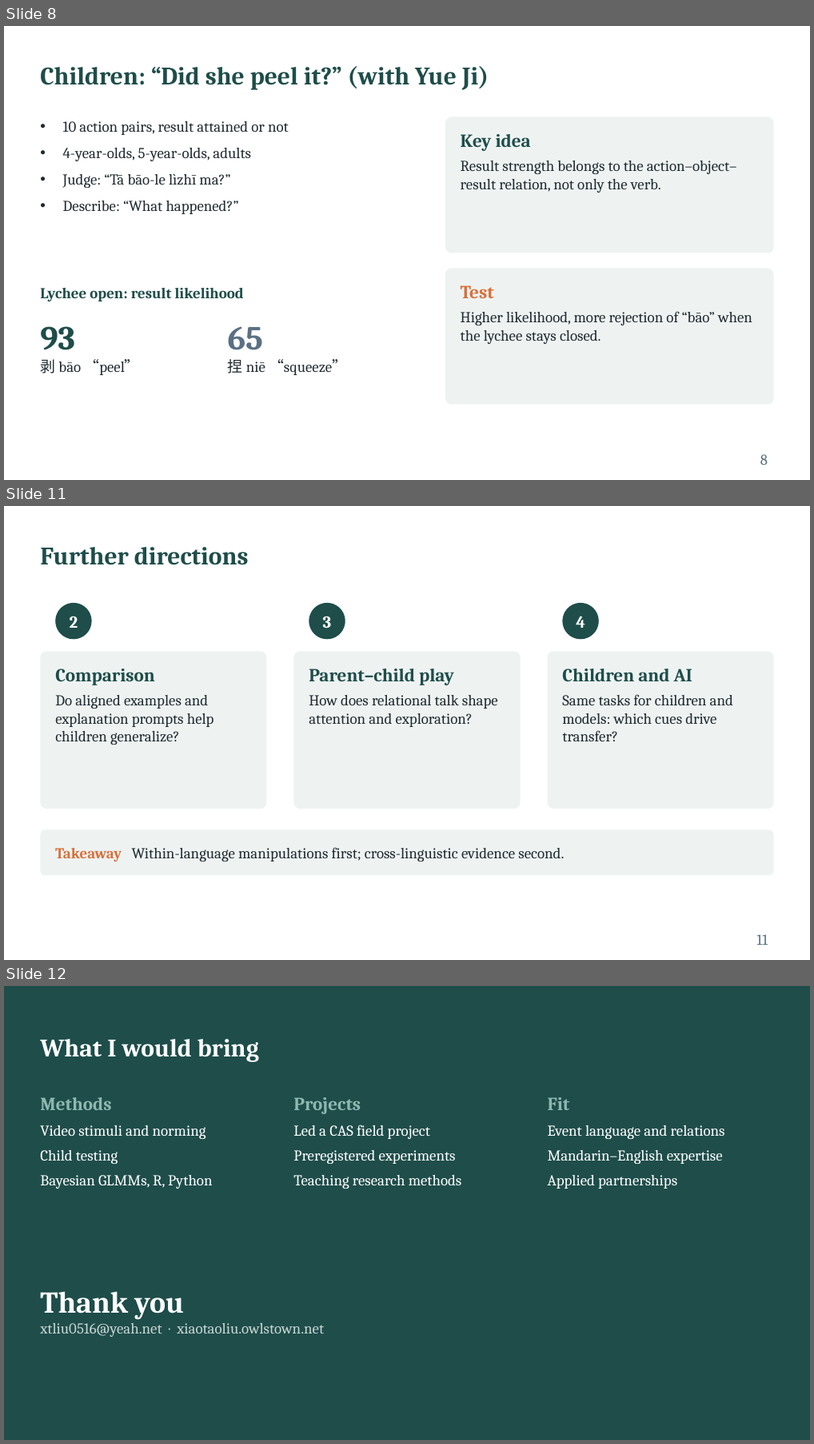
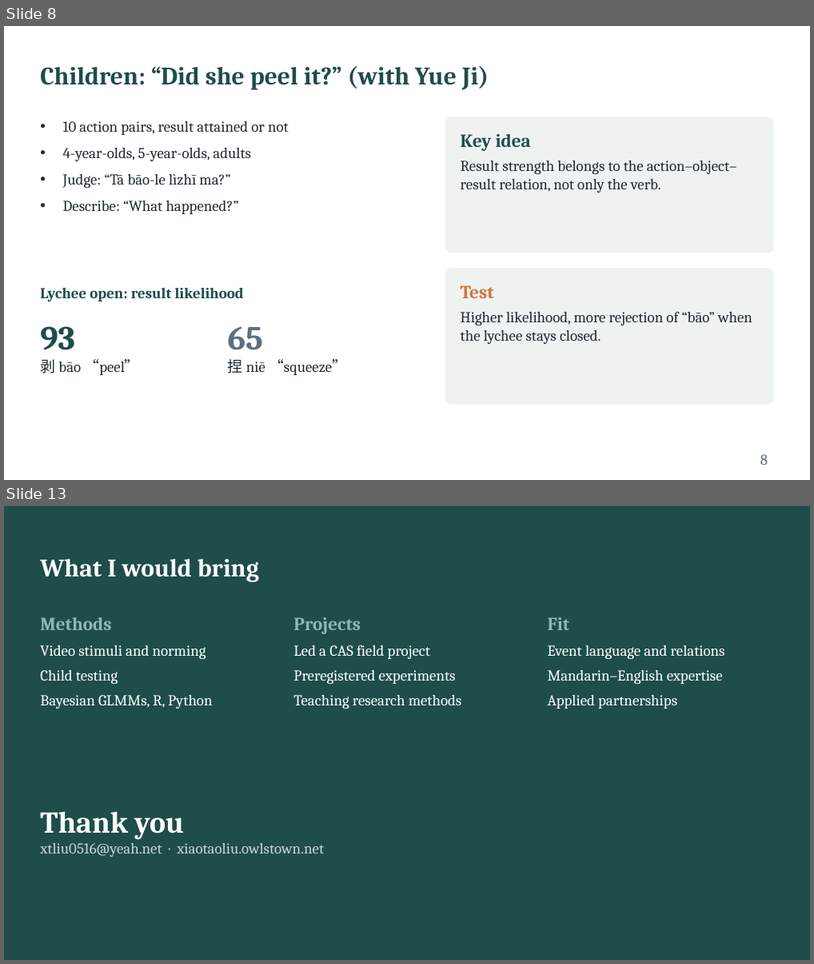
Before and after one commit to xtaoliu/claude, a slide deck: Liu_postdoc_interview_talk.pptx. Shown one above the other, each under a label of ours: slides 8, 11 and 12 before the commit, slides 8 and 13 after it; the slides between them are not shown. The pictures are 814x1444 and 814x964 pixels, drawn with LibreOffice and Linux fonts; fonts in the diff are those of the drawing. Boxes give left, top, right and bottom in pixels: in the first picture for what was removed or moved away, otherwise in the second. Text is boxed around its words. In the diff, an @@ line names an element or a change of style, - is before the commit and + after.

```diff
--- a/Liu_postdoc_interview_talk.pptx
+++ b/Liu_postdoc_interview_talk.pptx
@@ slide 11 removed at <box>4,506,810,960</box>, background #FFFFFF @@
@@ title removed at <box>40,547,249,565</box> @@
-Further directions
@@ ellipse removed at <box>55,603,92,639</box> @@
@@ text removed at <box>70,616,78,628</box> @@
-2
@@ ellipse removed at <box>309,603,345,639</box> @@
@@ text removed at <box>323,616,332,628</box> @@
-3
@@ ellipse removed at <box>563,603,599,639</box> @@
@@ text removed at <box>576,616,586,628</box> @@
-4
@@ rounded rectangle removed at <box>40,651,266,808</box> @@
@@ text removed at <box>55,668,214,744</box> @@
-Comparison
-Do aligned examples and explanation prompts help children generalize?
@@ rounded rectangle removed at <box>294,651,520,808</box> @@
@@ text removed at <box>309,668,498,727</box> @@
-Parent–child play
-How does relational talk shape attention and exploration?
@@ rounded rectangle removed at <box>548,651,774,808</box> @@
@@ text removed at <box>562,668,734,741</box> @@
-Children and AI
-Same tasks for children and models: which cues drive transfer?
@@ rounded rectangle removed at <box>40,830,774,875</box> @@
@@ text removed at <box>55,847,564,861</box> @@
-Takeaway Within-language manipulations first; cross-linguistic evidence second.
@@ page number removed at <box>757,934,768,944</box> @@
-11
@@ what was slide 12 is now slide 13 @@
```
Also in this commit, not shown: 3 slides changed, 3 slides added, 1 other slide removed, 1 other file.
